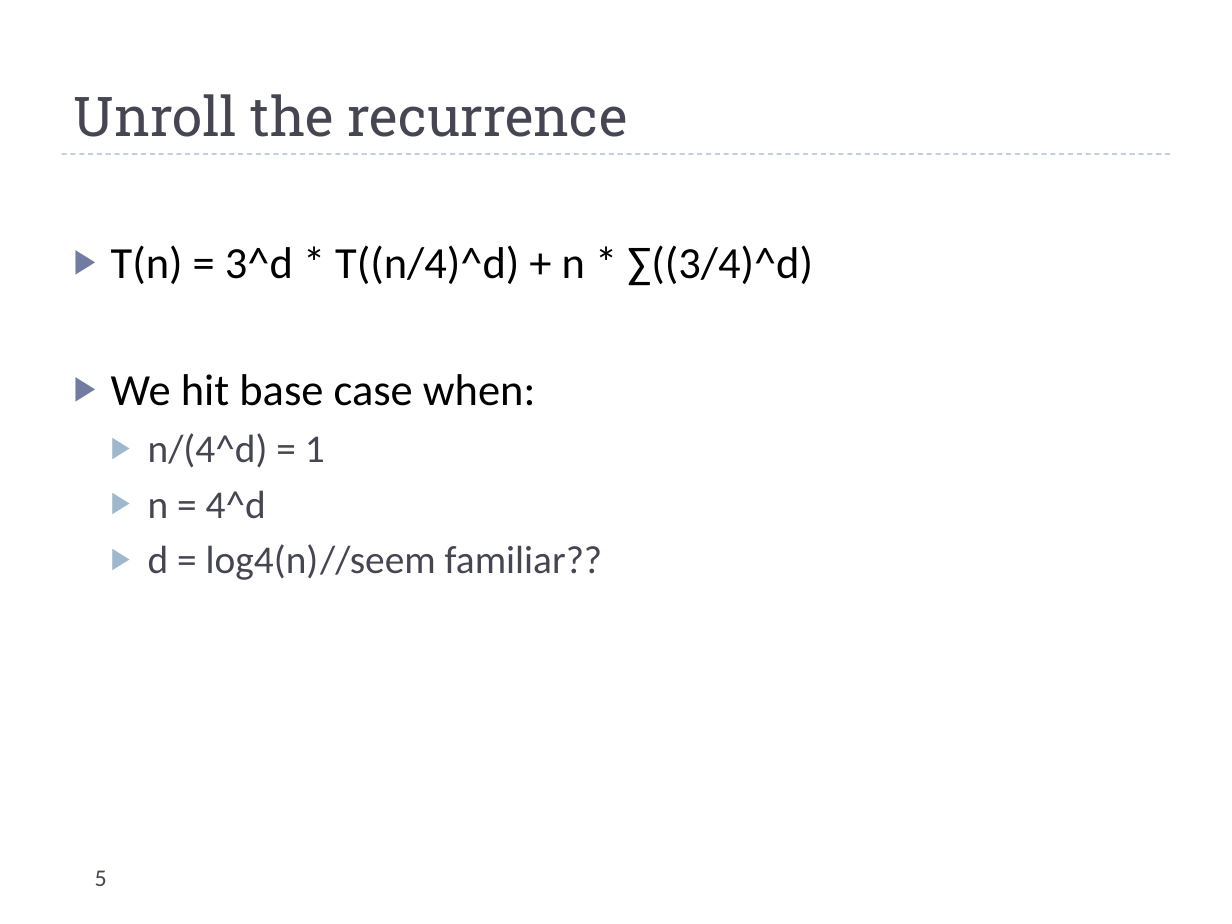
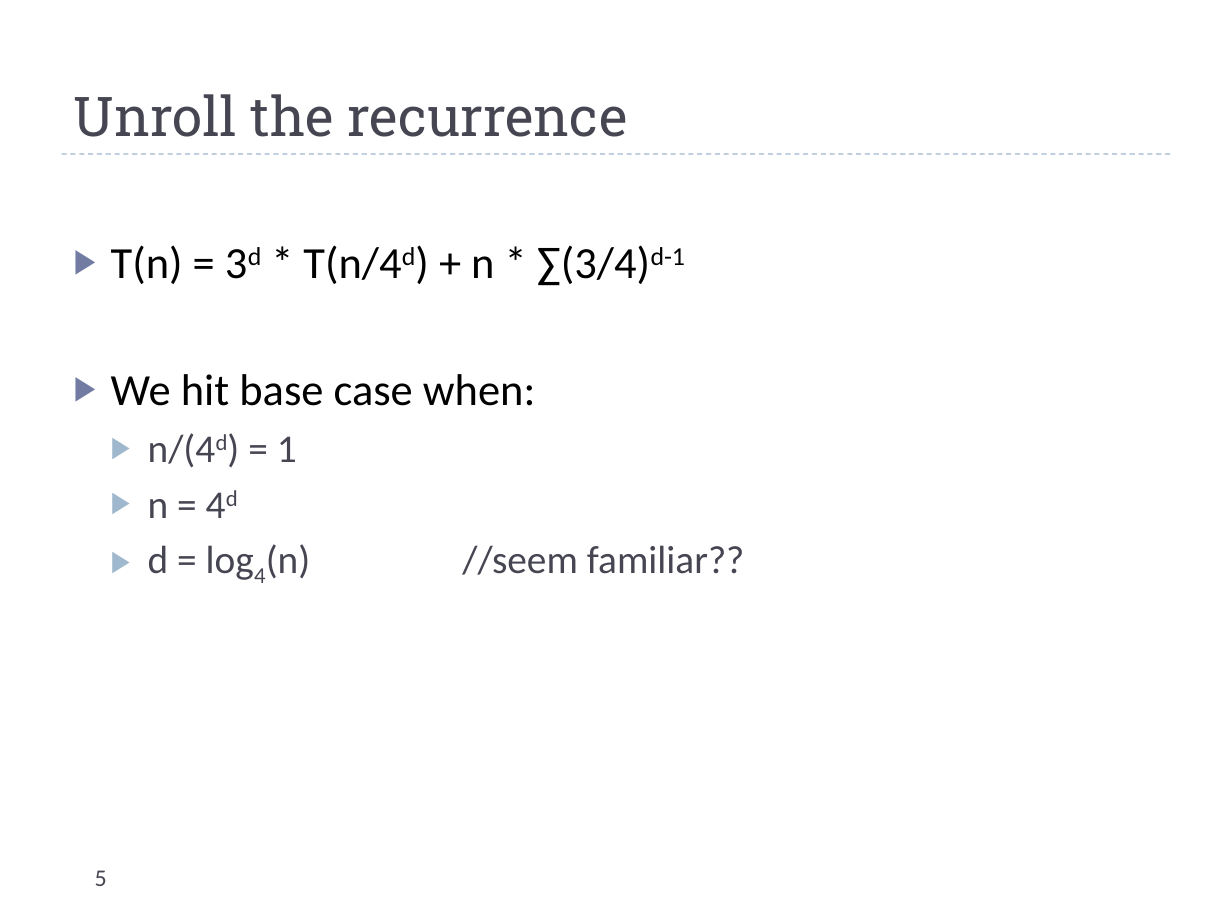
Before and after one commit to uva-cs/cs4102-f21, a slide deck: slide 5 of slides/recurrences_live.pptx. Drawn at 1232x924 pixels with LibreOffice and Linux fonts; fonts in the diff are those of the drawing. Boxes give left, top, right and bottom in pixels: in the first picture for what was removed or moved away, otherwise in the second. Text is boxed around its words. In the diff, an @@ line names an element or a change of style, - is before the commit and + after.

```diff
--- a/slides/recurrences_live.pptx
+++ b/slides/recurrences_live.pptx
@@ text at (x1=111, y1=245, x2=685, y2=286): text changed @@
-▶ T(n) = 3^d * T((n/4)^d) + n * ∑((3/4)^d)
+▶ T(n) = 3d * T(n/4d) + n * ∑(3/4)d-1
@@ text at (x1=148, y1=433, x2=297, y2=518): text changed @@
-  ▶ n/(4^d) = 1
-  ▶ n = 4^d
+  ▶ n/(4d) = 1
+  ▶ n = 4d
@@ text at (x1=226, y1=490, x2=745, y2=578): now subscript in "log4(n)" @@
```
Also in this commit, not shown: 4 other slides changed, 3 other files.
